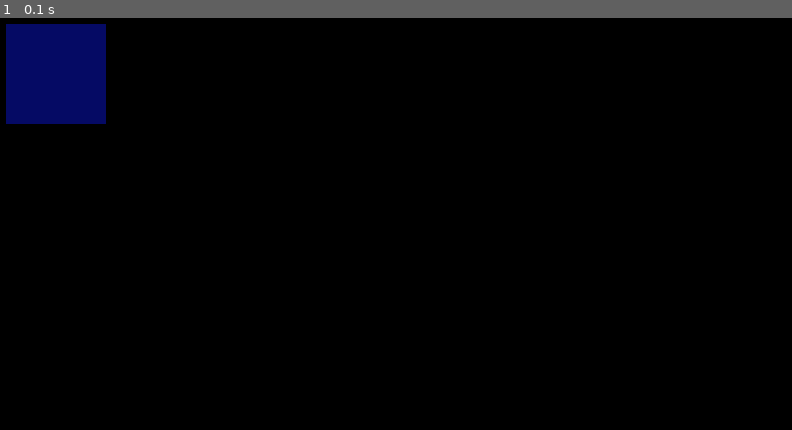
Above: before the commit, frame 1.
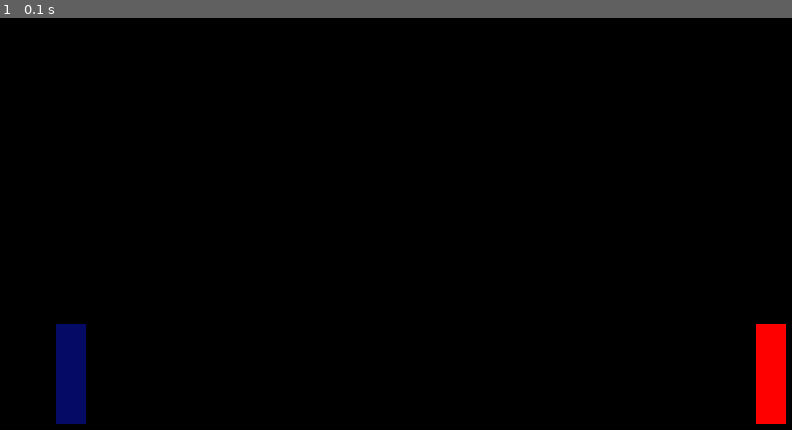
Above: after the commit, the same moment.

Repository: LinkRoxo/ProjetoPygame
Game: pygame game, started from main.py
Same seed, same stepped clock (60 frames per second), same inputs: the game is played once before the commit and once after it.
Inputs:
- Up to frame 1 (0.1 s): no input

The runs differ from the first frame. In frame 1, 4.9% of the frame differs, in the area x 0-100%, y 1-99%.

Commit message:
versão 0.4
+Arquivo Monstro modificado

-correçoes diversas no jogador, main e monstro

Diff:
--- a/Classes/Jogador.py
+++ b/Classes/Jogador.py
@@ -1,10 +1,42 @@
-import pygame
-from pygame import surface
+class Jogador:
+    #Stats in game do Jogador
+    base_level = 1
+    base_xp = 0
+    base_next_level = 10
 
-class Jogador:
+    job_level = 1
+    job_xp = 0
+    job_next_level = 10
+
+    gold = 0
+
+    Vida = 50
+    MVida = 50
+
+    Mana = 10
+    MMana = 10
+
+    forca = 0 #dano_fisico
+    dextreza = 0 #chance_crit
+    agilidade = 0 #velocidade_ataque
+    inteligencia = 0 #Mana / dano_magico
+    vitalidade = 0 # HP / Vigor
+    sorte = 0 #chance_drop / chance_crit
+
+        #FORMULAS
+    dano_fisico = (forca * 0.1)
+    dano_magico = 0
+    dano_critico = dano_fisico * 2
+
+    velocidade_ataque = 10
+
+    vigor = 0
+    chance_crit = 0
+    chance_drop = 0.01
+
     #Stuff de controle do objeto
     Vel = 10
-    pos = (50, 50)
+    pos = (100, 350)
 
     #Parametros de controle
     STATE = None
@@ -15,47 +47,14 @@
     sprite = None
 
     def __init__(self):
-        #Stats in game do Jogador
-        self.base_level = 1
-        self.base_xp = 0
-        self.base_next_level = 10
-
-        self.job_level = 1
-        self.job_xp = 0
-        self.job_next_level = 10
-
-        self.gold = 0
-
-        self.Vida = 50
-        self.MVida = 50
-
-        self.Mana = 10
-        self.MMana = 10
-
-        self.forca = 0 #dano_fisico
-        self.dextreza = 0 #chance_crit
-        self.agilidade = 0 #velocidade_ataque
-        self.inteligencia = 0 #Mana / dano_magico
-        self.vitalidade = 0 # HP / Vigor
-        self.sorte = 0 #chance_drop / chance_crit
-
-        #FORMULAS
-        self.dano_fisico = (self.forca * 0.1)
-        self.dano_magico = 0
-        self.dano_critico = self.dano_fisico * 2
-
-        self.velocidade_ataque = 10
-
-        self.vigor = 0
-        self.chance_crit = 0
-        self.chance_drop = 0.01
+        pass
 
     def get_pos(self):
         return self.pos
 
-    def update(self) -> None:
-        if self.Vida == 0:
-            self.die()
+    def update(self):
+        if self.Vida <= 0:
+            self.die(self)
 
         if self.base_xp == self.base_next_level:
             self.levelUp(0)
@@ -63,9 +62,6 @@
         if self.job_xp == self.job_next_level:
             self.levelUp(1)
 
-    def spawn(self, possition):
-        print("Spawned")
-        self.possition = possition
 
     def ataque(self, dano, alvo):
         alvo.hp = alvo.hp - dano
@@ -90,7 +86,17 @@
             self.job_level =+ 1
             #aumenta a xp necessaria
 
+    def hit(self, dano):
+        self.Vida = self.Vida - dano
+        print("Vida: " + str(self.Vida))
+
     def die(self):
         #animação
         #tirar xp
-        self.spawn()
+        print("morreu")
+        pass
+
+
+#função de debug
+    def kill(self):
+        self.Vida == 0
--- a/Classes/Mapa.py
+++ b/Classes/Mapa.py
@@ -1,3 +1,4 @@
+import sys
 class Mapa:
     def __init__(self) -> None:
         map_id = -1
--- /dev/null
+++ b/Classes/Monstros.py
@@ -0,0 +1,62 @@
+class Monstro:
+    monstro_id = -1
+    nome_monstro = ""
+
+    #states monstro
+    level = 0
+    xp = 0
+
+    gold = 0
+
+    Vida = 0
+    MVida = 0
+
+    Mana = 0
+    MMana = 0
+
+    poder = 0
+
+    dano_fisico = (poder * 0.1)
+    dano_magico = 1
+    dano_critico = dano_fisico * 1
+
+    velocidade_ataque = 10
+
+    chance_crit = 0.06
+
+    #Sprites
+    sprite = None
+    rect = None
+
+    #Stuff de controle do objeto
+    Vel = 10
+    pos = (800, 350)
+
+    def __init__(self, m_id, nome, level, xp, gold, Mvida, Mmana, poder):
+        self.monstro_id = m_id
+        self.nome_monstro = nome
+        self.level = level
+        self.xp = xp
+        self.gold = gold
+        self.MVida = Mvida
+        self.MMana = Mmana
+        self.poder = poder
+
+    def get_pos(self):
+        return self.pos
+
+    def update(self, surface):
+        print("chegou update monstro")
+
+        if self.Vida == 0:
+            self.die()
+
+        self.pos = (self.pos[0] + self.Vel), (self.pos[1])
+
+    def ataque(self, dano, alvo):
+        alvo.hp = alvo.hp - dano
+
+    def die(self):
+        #animação
+        #tirar xp
+        pass
--- a/Classes/Mostros.py
+++ /dev/null
@@ -1,48 +0,0 @@
-import pygame
-
-class Monstro:
-    def __init__(self) -> None:
-        monstro_id = -1
-
-        #states monstro
-        level = 3
-        xp = 5
-
-        gold = 0
-
-        Vida = 40
-        MVida = 40
-
-        Mana = 7
-        MMana = 7
-
-        dano_fisico = (self.força * 0.1)
-        dano_magico = 1
-        dano_critico = dano_fisico * 1
-
-        velocidade_ataque = 10
-
-        vigor = 0.8
-        chance_crit = 0.06
-        chance_drop = 0.01
-
-        força = 1 #dano_fisico
-
-        #Sprites
-        sprite = None
-        rect = None
-
-    def update(self) -> None:
-        if self.Vida == 0:
-            self.die()
-
-    def spawn(self, possition):
-        self.possition = possition
-
-    def ataque(self, dano, alvo):
-        alvo.hp = alvo.hp - dano
-
-    def die(self):
-        #animação
-        #tirar xp
-        self.spawn()
--- a/main.py
+++ b/main.py
@@ -1,10 +1,10 @@
 import pygame
-import os
 import sys
 sys.path.append(".")
 from Classes.Jogador import Jogador
+from Classes.Monstros import Monstro
 
-VERSION = "0.1"
+VERSION = "0.3"
 FPS = 60
 
 WIDTH, HEIGHT = 900, 500
@@ -12,20 +12,29 @@
 WIN.fill((0,0,0))
 pygame.display.set_caption(f"Jogo {VERSION}")
 
+mob = Monstro(1, "Slime", 1, 1, 10, 10, 10, 1)
+
 def screen_update():
+    #WIN.blit(mob, (mob.pos))
     pygame.display.update()
 
 def spawn_player(jogador):
     x,y = jogador.get_pos(jogador)
-    Prect = pygame.Rect(x, y, 100, 100)
+    Prect = pygame.Rect(x, y, 30, 100)
     pygame.draw.rect(WIN, (5 , 10, 100), Prect)
 
+def spawn_monstro(mob):
+    x, y = mob.get_pos()
+    Mrect = pygame.Rect(x, y, 30, 100)
+    pygame.draw.rect(WIN, (255, 0, 0), Mrect)
 
 def main():
     clock = pygame.time.Clock()
     run = True
     #OBJETOS
     jogador = Jogador
+
+    spawn_monstro(mob)
 
     while run:
         clock.tick(FPS)
@@ -34,6 +43,14 @@
                 run = False
 
         spawn_player(jogador)
+
+
+        if jogador.Vida == 0:
+            jogador.die(jogador)
+
+        jogador.update(jogador)
+        mob.update(WIN)
+
         screen_update()
 
     pygame.quit()
Not shown, changed: .gitignore
